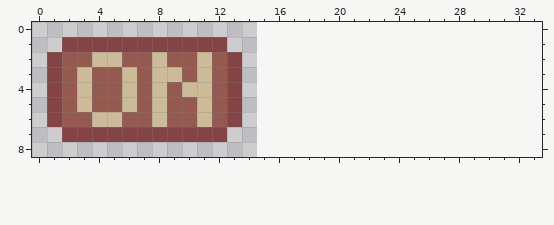
Pixel-art sprite: onButton.png. The first picture shows the starting point.
The file is 60x36 pixels, drawn in blocks of 4x4; one block is one cell here. The old version is drawn lined up with the new one, on the new canvas.
After the commit:
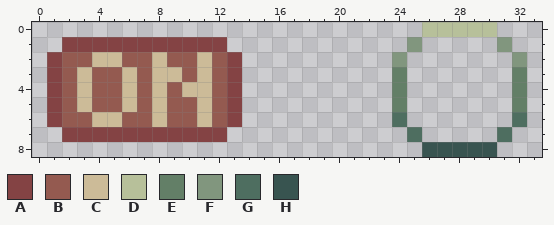
Palette (. is transparent): A #844344  B #945a50  C #ccbb98  D #b7c09a  E #637f67  F #81967e  G #4e6e60  H #385450
The author wrote: Improved settings buttons
From old to new:
canvas 15x9 -> 34x9
y 0: x 26..30 ..... -> DDDDD
y 1: x 25 . -> F; x 31 . -> F
y 2: x 24 . -> F; x 32 . -> F
y 3..5: x 24 . -> E; x 32 . -> E
y 6: x 24 . -> G; x 32 . -> G
y 7: x 25 . -> G; x 31 . -> G
y 8: x 26..30 ..... -> HHHHH
